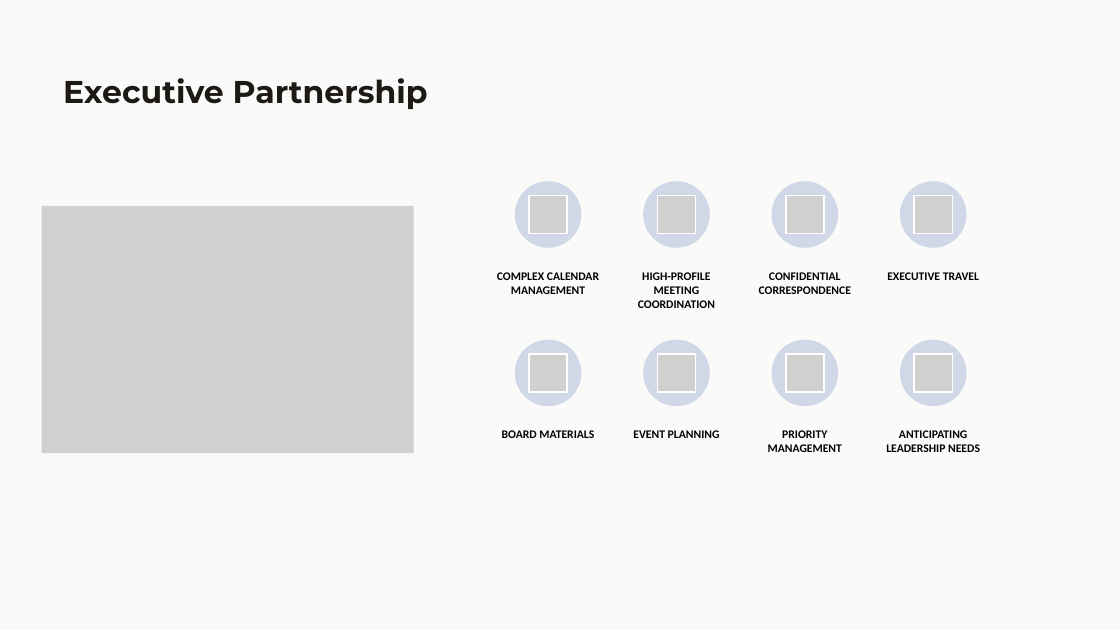
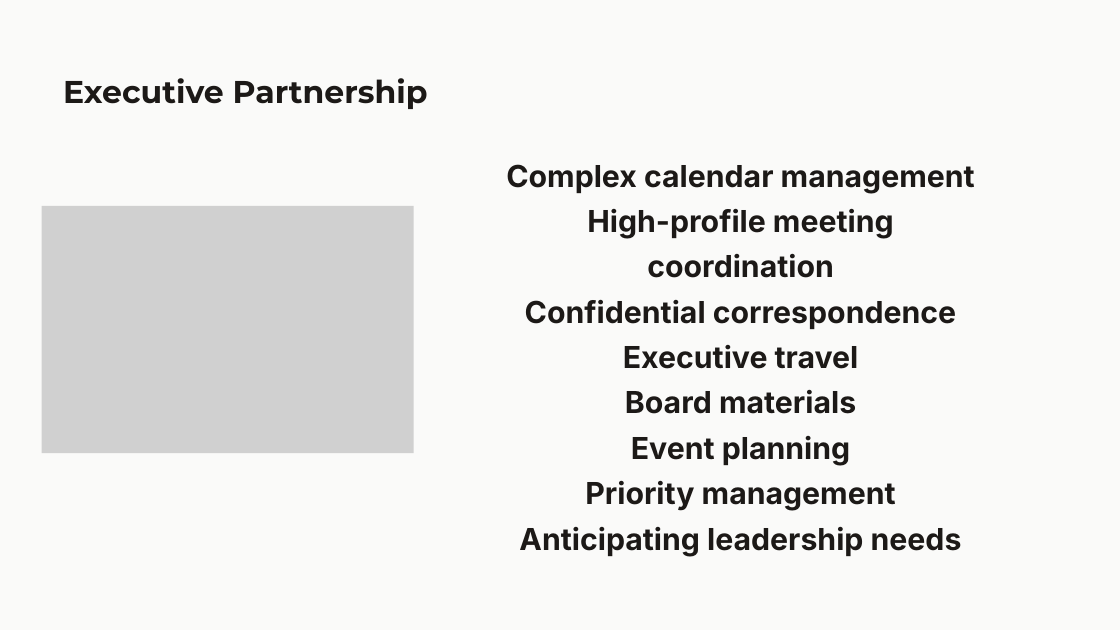
Before and after one commit to erickacparker-cell/erickacparker-cell.github.io, a slide deck: slide 6 of Executive Integrator - Operational Leader Portfolio.pptx. Drawn at 1120x630 pixels with LibreOffice and Linux fonts; fonts in the diff are those of the drawing; grey boxes stand for pictures. Boxes give left, top, right and bottom in pixels: in the first picture for what was removed or moved away, otherwise in the second. Text is boxed around its words. In the diff, an @@ line names an element or a change of style, - is before the commit and + after.

```diff
--- a/Executive Integrator - Operational Leader Portfolio.pptx
+++ b/Executive Integrator - Operational Leader Portfolio.pptx
@@ text added at bbox=[506, 164, 975, 557], 38.9 pt, text #1C1917, bold @@
+Complex calendar management
+High-profile meeting coordination
+Confidential correspondence
+Executive travel
+Board materials
+Event planning
+Priority management
+Anticipating leadership needs
@@ group removed at bbox=[497, 181, 980, 452]: 8 ellipses, 8 pictures, 8 texts @@
-COMPLEX CALENDAR MANAGEMENT
-HIGH-PROFILE MEETING COORDINATION
-CONFIDENTIAL CORRESPONDENCE
-EXECUTIVE TRAVEL
-BOARD MATERIALS
-EVENT PLANNING
-PRIORITY MANAGEMENT
-ANTICIPATING LEADERSHIP NEEDS
```
Also in this commit, not shown: 2 other slides changed, 7 other files.
